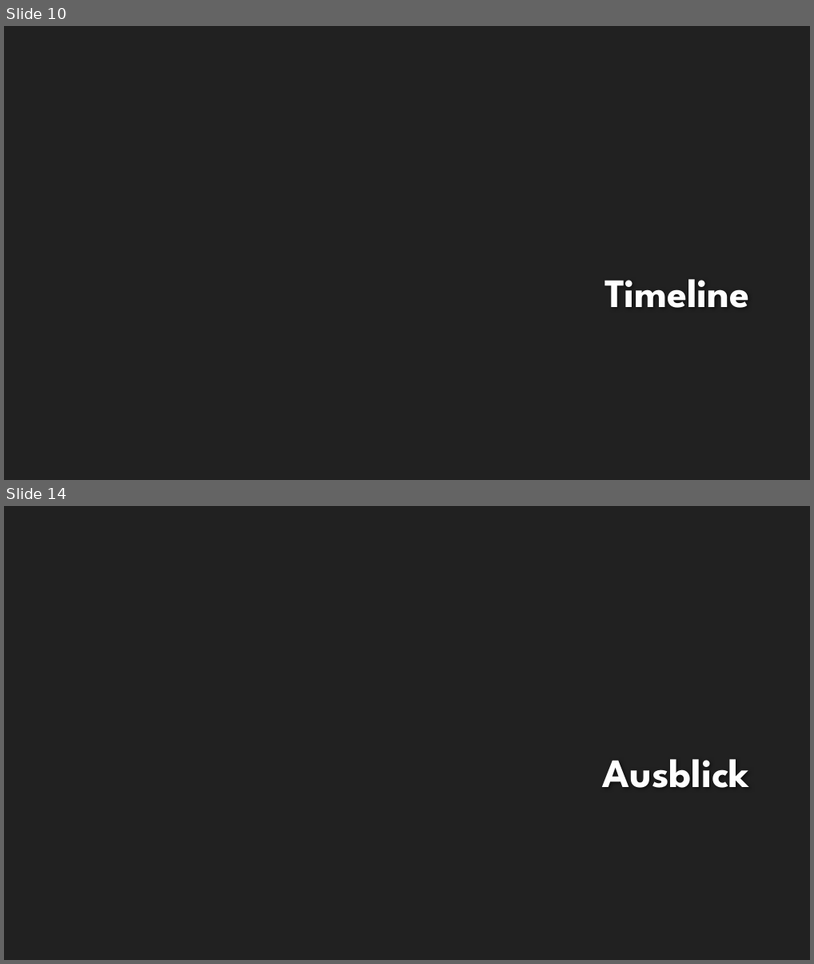
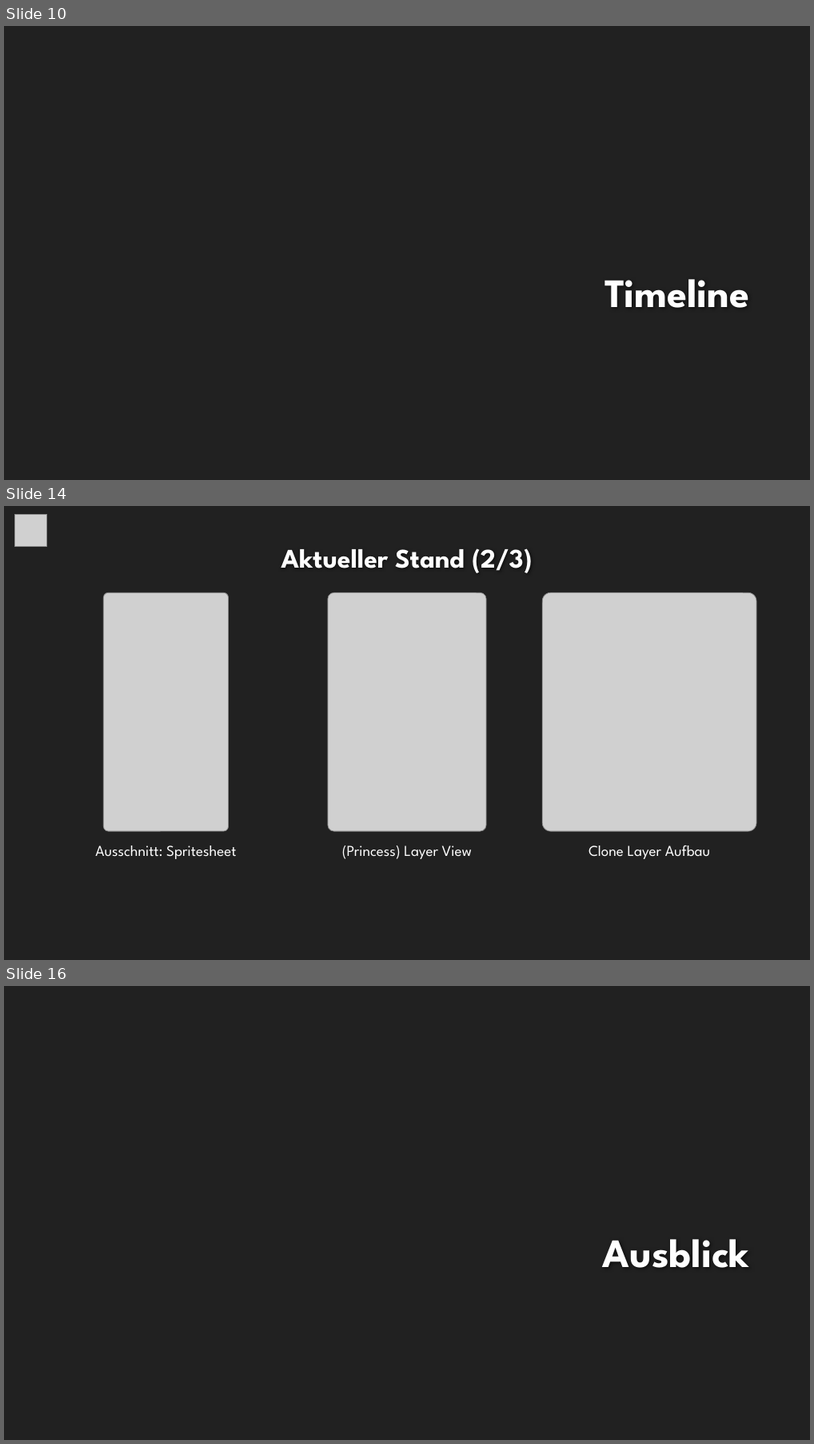
Before and after one commit to EmKaCe/DoctorWhy, a slide deck: Information/Präsentation.pptx. Shown one above the other, each under a label of ours: slides 10 and 14 before the commit, slides 10, 14 and 16 after it; the slides between them are not shown. The pictures are 814x964 and 814x1444 pixels, drawn with LibreOffice and Linux fonts; fonts in the diff are those of the drawing; grey boxes stand for pictures; background and template pictures are left out. Boxes give left, top, right and bottom in pixels: in the first picture for what was removed or moved away, otherwise in the second. Text is boxed around its words. In the diff, an @@ line names an element or a change of style, - is before the commit and + after.

```diff
--- a/Information/Präsentation.pptx
+++ b/Information/Präsentation.pptx
@@ slide 14 added at (4, 506, 810, 960), background #212121 @@
@@ picture added at (15, 514, 47, 546) @@
@@ title added at (282, 548, 533, 573), 32 pt, text #FFFFFF, bold @@
+Aktueller Stand (2/3)
@@ picture added at (104, 592, 229, 831) @@
@@ picture added at (328, 592, 486, 831) @@
@@ picture added at (543, 592, 757, 831) @@
@@ text added at (95, 845, 236, 859), 18 pt, text #FFFFFF @@
+Ausschnitt: Spritesheet
@@ text added at (342, 845, 472, 859), 18 pt, text #FFFFFF @@
+(Princess) Layer View
@@ text added at (589, 845, 710, 859), 18 pt, text #FFFFFF @@
+Clone Layer Aufbau
@@ what was slide 14 is now slide 16 @@
```
Also in this commit, not shown: 4 slides changed, 5 other slides added, 4 slides removed.
